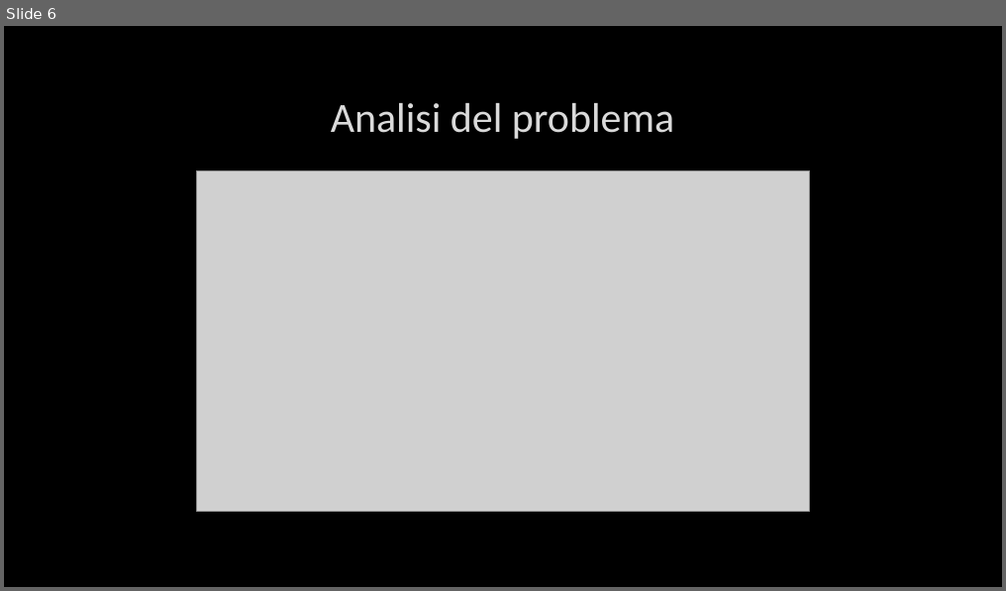
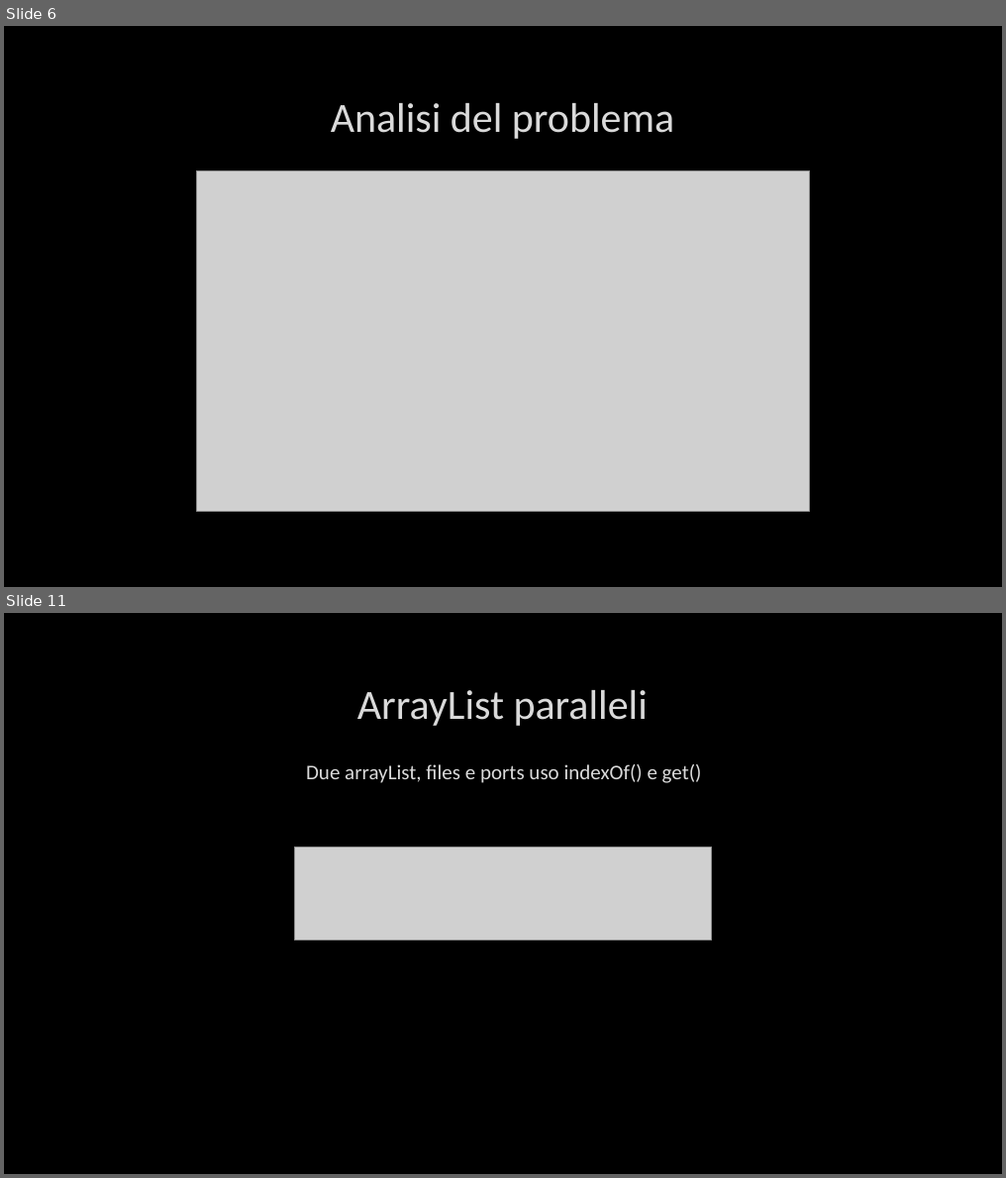
Before and after one commit to timeofview/reti-di-calcolatori, a slide deck: Esercitazione 1.pptx. Shown one above the other, each under a label of ours: slide 6 before the commit, slides 6 and 11 after it; the slides between them are not shown. The pictures are 1006x591 and 1006x1178 pixels, drawn with LibreOffice and Linux fonts; fonts in the diff are those of the drawing; grey boxes stand for pictures; background and template pictures are left out. Boxes give left, top, right and bottom in pixels: in the first picture for what was removed or moved away, otherwise in the second. Text is boxed around its words. In the diff, an @@ line names an element or a change of style, - is before the commit and + after.

```diff
--- a/Esercitazione 1.pptx
+++ b/Esercitazione 1.pptx
@@ slide 11 added at (4, 613, 1002, 1174), background picture (left out) @@
@@ title added at (357, 690, 648, 726), 40 pt, text #DADADA @@
+ArrayList paralleli
@@ text added at (306, 764, 702, 783), 20 pt, text #DADADA @@
+Due arrayList, files e ports uso indexOf() e get()
@@ picture added at (294, 848, 712, 940) @@
```
Also in this commit, not shown: 15 other slides added.
